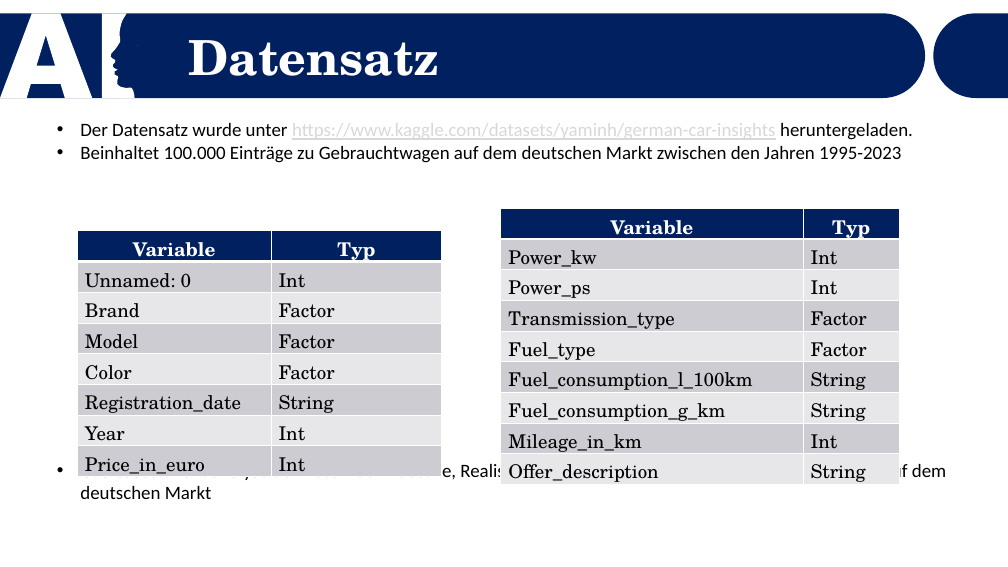
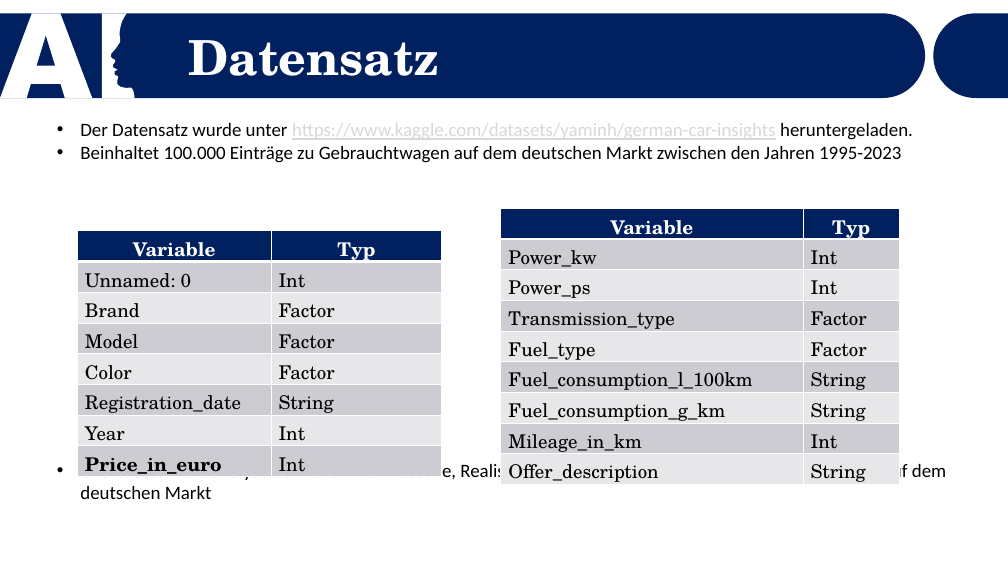
Before and after one commit to Dewin154/Projekt_Machine_Learning, a slide deck: slide 3 of Präsentation_Vorlage.pptx. Drawn at 1008x567 pixels with LibreOffice and Linux fonts; fonts in the diff are those of the drawing. Boxes give left, top, right and bottom in pixels: in the first picture for what was removed or moved away, otherwise in the second. Text is boxed around its words. In the diff, an @@ line names an element or a change of style, - is before the commit and + after.

```diff
--- a/Präsentation_Vorlage.pptx
+++ b/Präsentation_Vorlage.pptx
@@ table at box(77, 231, 442, 483) @@
@@ bold on in "Price_in_euro" @@
```
Also in this commit, not shown: 1 slide added, 1 other file.
